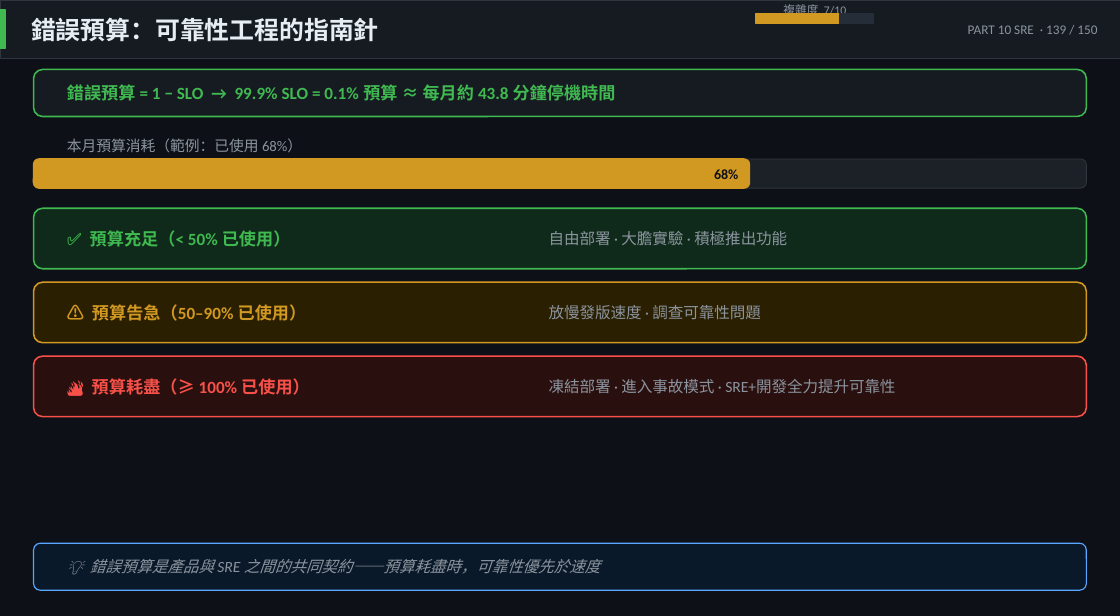
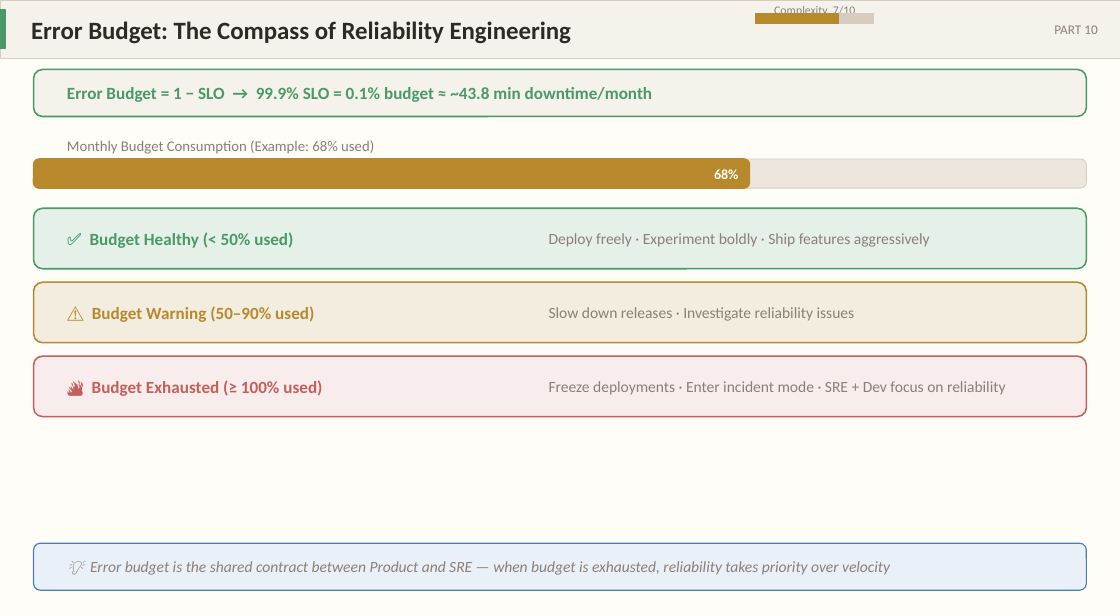
Before and after one commit to hwchiu/moslides, a slide deck: slide 99 of output/cloud_native_slides_final.pptx. Drawn at 1120x616 pixels with LibreOffice and Linux fonts; fonts in the diff are those of the drawing. Boxes give left, top, right and bottom in pixels: in the first picture for what was removed or moved away, otherwise in the second. Text is boxed around its words. In the diff, an @@ line names an element or a change of style, - is before the commit and + after.

```diff
--- a/output/cloud_native_slides_final.pptx
+++ b/output/cloud_native_slides_final.pptx
@@ background #0D1117 to #FFFDF8 @@
@@ rectangle at bbox=[0, 0, 1120, 58]: fill #161B22 to #F5F1EB; outline #30363D 0.5 pt to #D6CCBF 0.5 pt @@
@@ rectangle at bbox=[0, 10, 6, 48]: fill #3FB950 to #4A9968; outline #3FB950 1 pt to #4A9968 1 pt @@
@@ text at bbox=[31, 21, 571, 44]: text changed; text colour #E6EDF3 to #2D2926 @@
-錯誤預算：可靠性工程的指南針
+Error Budget: The Compass of Reliability Engineering
@@ rectangle at bbox=[756, 13, 874, 24]: fill #252D38 to #D6CCBF; outline #252D38 1 pt to #D6CCBF 1 pt @@
@@ rectangle at bbox=[756, 13, 838, 24]: fill #D29922 to #B8892C; outline #D29922 1 pt to #B8892C 1 pt @@
@@ text at bbox=[774, 6, 855, 17]: text changed; text colour #8B949E to #8A8078 @@
-複雜度 7/10
+Complexity 7/10
@@ text at bbox=[1054, 25, 1097, 34]: text changed; text colour #8B949E to #8A8078 @@
-PART 10 SRE · 139 / 150
+PART 10
@@ rounded rectangle at bbox=[34, 69, 1086, 116]: fill #161B22 to #F5F1EB; outline #3FB950 1 pt to #4A9968 1 pt @@
@@ text at bbox=[67, 87, 653, 102]: text changed; text colour #3FB950 to #4A9968 @@
-錯誤預算 = 1 − SLO → 99.9% SLO = 0.1% 預算 ≈ 每月約 43.8 分鐘停機時間
+Error Budget = 1 − SLO → 99.9% SLO = 0.1% budget ≈ ~43.8 min downtime/month
@@ text at bbox=[67, 140, 374, 154]: text changed; text colour #8B949E to #8A8078 @@
-本月預算消耗（範例：已使用 68%）
+Monthly Budget Consumption (Example: 68% used)
@@ text "68%" at bbox=[714, 169, 738, 179]: text colour #0D1117 to #FFFDF8 @@
@@ rounded rectangle at bbox=[34, 159, 749, 188]: fill #D29922 to #B8892C; outline #D29922 1 pt to #B8892C 1 pt @@
@@ rounded rectangle at bbox=[34, 159, 1086, 188]: fill #1C2128 to #ECE6DD; outline #30363D 0.5 pt to #D6CCBF 0.5 pt @@
@@ rounded rectangle at bbox=[34, 208, 1086, 269]: fill #0F2A1A to #E5F0E9; outline #3FB950 1 pt to #4A9968 1 pt @@
@@ text at bbox=[90, 232, 293, 248]: text changed; text colour #3FB950 to #4A9968 @@
-✅ 預算充足（< 50% 已使用）
+✅ Budget Healthy (< 50% used)
@@ text at bbox=[549, 233, 930, 247]: text changed; text colour #8B949E to #8A8078 @@
-自由部署 · 大膽實驗 · 積極推出功能
+Deploy freely · Experiment boldly · Ship features aggressively
@@ rounded rectangle at bbox=[34, 282, 1086, 343]: fill #2A1F00 to #F3EDE0; outline #D29922 1 pt to #B8892C 1 pt @@
@@ text at bbox=[92, 306, 314, 322]: text changed; text colour #D29922 to #B8892C @@
-⚠️ 預算告急（50–90% 已使用）
+⚠️ Budget Warning (50–90% used)
@@ text at bbox=[549, 307, 855, 321]: text changed; text colour #8B949E to #8A8078 @@
-放慢發版速度 · 調查可靠性問題
+Slow down releases · Investigate reliability issues
@@ rounded rectangle at bbox=[34, 356, 1086, 417]: fill #2A0F0F to #F8ECEC; outline #F85149 1 pt to #C4605B 1 pt @@
@@ text at bbox=[92, 380, 322, 396]: text changed; text colour #F85149 to #C4605B @@
-🔥 預算耗盡（≥ 100% 已使用）
+🔥 Budget Exhausted (≥ 100% used)
@@ text at bbox=[549, 381, 1005, 395]: text changed; text colour #8B949E to #8A8078 @@
-凍結部署 · 進入事故模式 · SRE+開發全力提升可靠性
+Freeze deployments · Enter incident mode · SRE + Dev focus on reliability
@@ rounded rectangle at bbox=[34, 543, 1086, 590]: fill #0A1929 to #EAF0F7; outline #58A6FF 0.75 pt to #4A7FB5 0.75 pt @@
@@ text at bbox=[90, 561, 890, 575]: text changed; text colour #8B949E to #8A8078 @@
-💡 錯誤預算是產品與 SRE 之間的共同契約——預算耗盡時，可靠性優先於速度
+💡 Error budget is the shared contract between Product and SRE — when budget is exhausted, reliability takes priority over velocity
```
Also in this commit, not shown: 94 other slides changed, 15 slides added, 15 slides removed, 25 other files.
